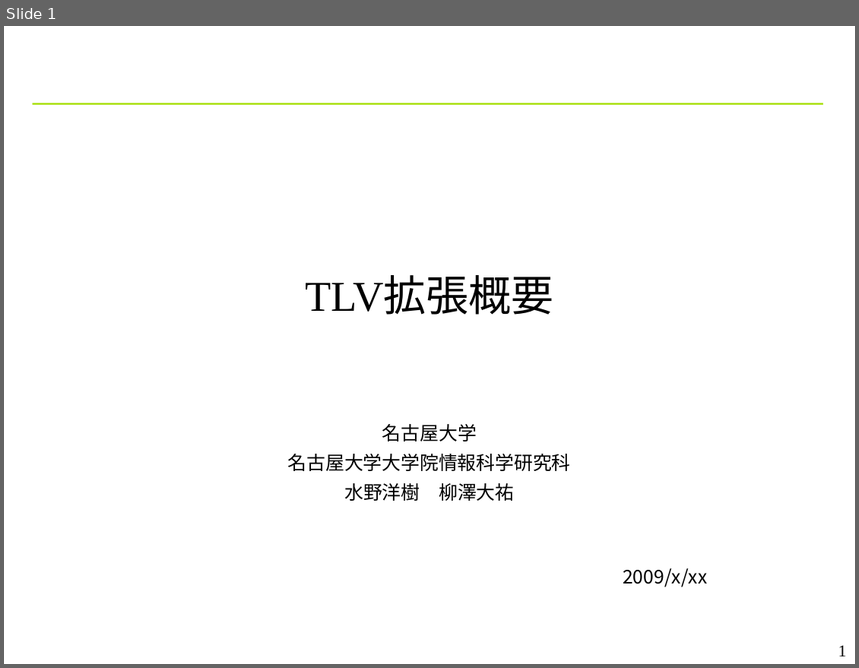
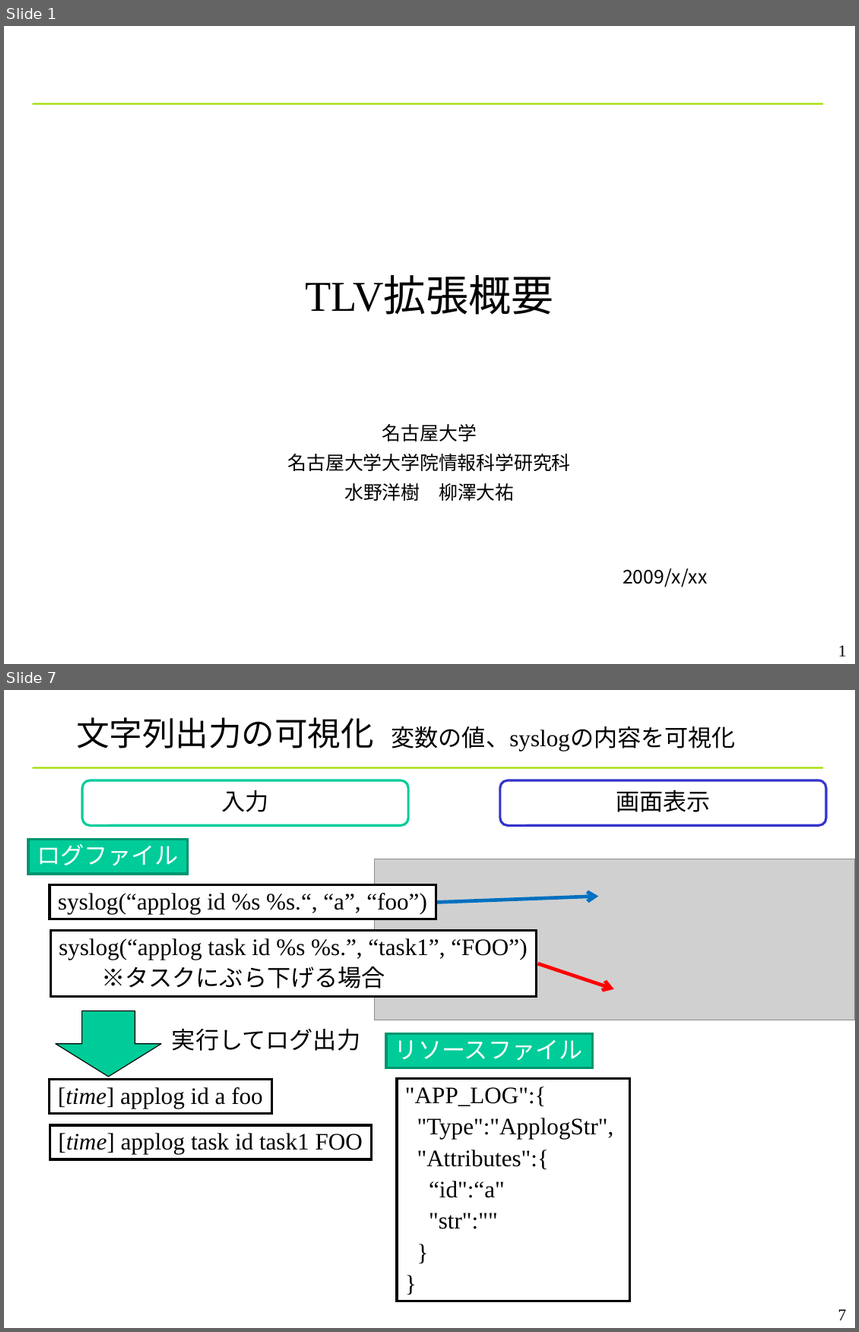
Before and after one commit to YixiaoLi/tlv4mc, a slide deck: doc/phase4/toppers_conference.ppt. Shown one above the other, each under a label of ours: slide 1 before the commit, slides 1 and 7 after it; the slides between them are not shown. The pictures are 859x668 and 859x1332 pixels, drawn with LibreOffice and Linux fonts; fonts in the diff are those of the drawing; grey boxes stand for pictures; background and template pictures are left out. Boxes give left, top, right and bottom in pixels: in the first picture for what was removed or moved away, otherwise in the second. Text is boxed around its words. In the diff, an @@ line names an element or a change of style, - is before the commit and + after.

```diff
--- a/doc/phase4/toppers_conference.ppt
+++ b/doc/phase4/toppers_conference.ppt
@@ slide 7 added at (x1=4, y1=690, x2=855, y2=1328), background #FFFFFF; not listed: 1 template element that a slide beside it also shows @@
@@ title added at (x1=76, y1=717, x2=373, y2=749), 28 pt, text #000000 @@
+文字列出力の可視化
@@ text added at (x1=391, y1=726, x2=736, y2=752), 20 pt, text #000000 @@
+変数の値、syslogの内容を可視化
@@ rounded rectangle added at (x1=82, y1=780, x2=408, y2=825), fill #FFFFFF, outline #00CC99 2.01 pt, 20 pt, text #000000 @@
+入力
@@ rounded rectangle added at (x1=500, y1=780, x2=826, y2=825), fill #FFFFFF, outline #3333CC 2.01 pt, 20 pt, text #000000 @@
+画面表示
@@ picture added at (x1=374, y1=859, x2=855, y2=1021) @@
@@ arrow added from (437, 902) to (598, 896), #0070C0 3 pt @@
@@ arrow added from (538, 964) to (614, 989), #FF0000 3 pt @@
@@ group added at (x1=28, y1=840, x2=537, y2=1160): 5 rectangles, 1 down arrow, 1 text @@
+syslog(“applog id %s %s.“, “a”, “foo”)
+ログファイル
+syslog(“applog task id %s %s.”, “task1”, “FOO”)
+    ※タスクにぶら下げる場合
+[time] applog id a foo
+[time] applog task id task1 FOO
+実行してログ出力
@@ rectangle added at (x1=386, y1=1034, x2=592, y2=1068), fill #00CC99, outline #00956F 2.01 pt, 20 pt, text #FFFFFF @@
+リソースファイル
@@ rectangle added at (x1=397, y1=1079, x2=629, y2=1302), fill #FFFFFF, outline #000000 2.01 pt, 20 pt, text #000000 @@
+"APP_LOG":{
+"Type":"ApplogStr",
+"Attributes":{
+“id":“a"
+"str":""
+}
+}
@@ page number added at (x1=838, y1=1309, x2=847, y2=1321), 14 pt, text #000000 @@
+7
```
Also in this commit, not shown: 5 slides changed, 3 other slides added, 3 slides removed.
